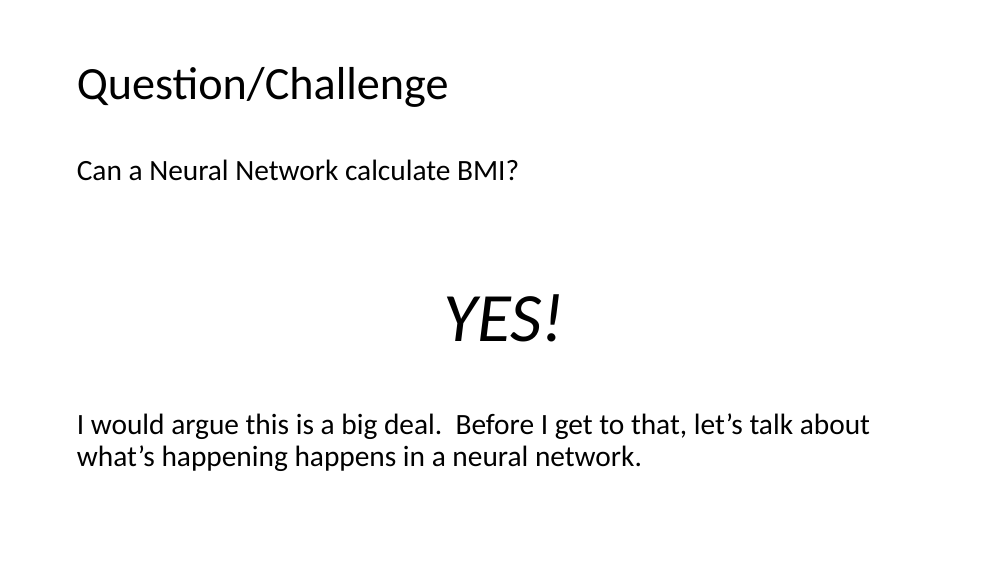
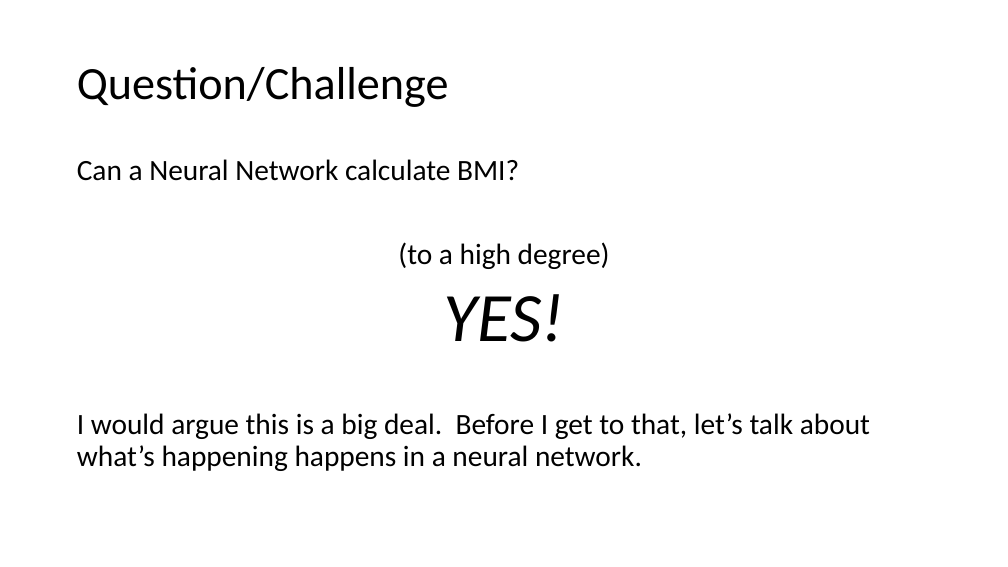
Before and after one commit to snyderjo/Neural-Network-Presentation, a slide deck: slide 6 of firstPart/Neural Networks - pt 1.pptx (slide 5 before the commit). Drawn at 1008x567 pixels with LibreOffice and Linux fonts; fonts in the diff are those of the drawing. Boxes give left, top, right and bottom in pixels: in the first picture for what was removed or moved away, otherwise in the second. Text is boxed around its words. In the diff, an @@ line names an element or a change of style, - is before the commit and + after.

```diff
--- a/firstPart/Neural Networks - pt 1.pptx
+++ b/firstPart/Neural Networks - pt 1.pptx
@@ text at box(398, 242, 610, 269): paragraph added @@
+(to a high degree)
```
Also in this commit, not shown: 10 other slides changed, 3 slides added, 1 other file.
